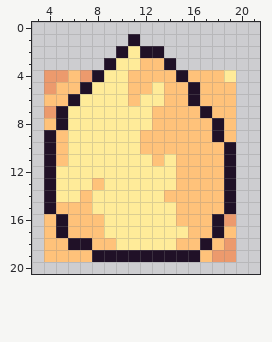
Two states of a pixel-art file, projects/TinyTactics/Assets/Art/Aseprite/16x16/terrain/mountain.aseprite. That is the earlier state.
24x24 pixels, 1 frame. Shown: x 3..21, y 0..20.
New version:
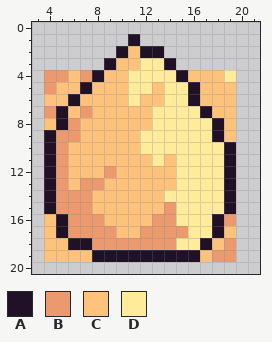
Palette (. is transparent): A #201127  B #ec9a6d  C #ffc27a  D #ffeb99
Edits made:
Changed rows in their new state; - is an unchanged pixel.
Layer "Layer 2":
first column x 5:
 2 ------C-------
 3 -----CCDD-----
 4 ----CCDDDD----
 5 ---CCCDDCDD---
 6 --CCCCDCCDD---
 7 -CBCCCCCDDDD--
 8 -BCCCCCCDDDDD-
 9 BBCCCCCDDDDDD-
10 BCCCCCCDDDDDDD
11 BCCCCCCCDCDDDD
12 BCCCBCCCCCDDDD
13 BCBBCCCCCCDDDD
14 BBBCCCCCCDDDDD
15 BBBCCCCCCBDDDD
16 -BBBCCCCBBDDD-
17 -BBBBCCBBBBDD-
18 ---BBBBBBBDD--
Changed places in both pictures, as pixel boxes (x1, y1, x2, y2):
changed: (56, 46, 224, 250)
